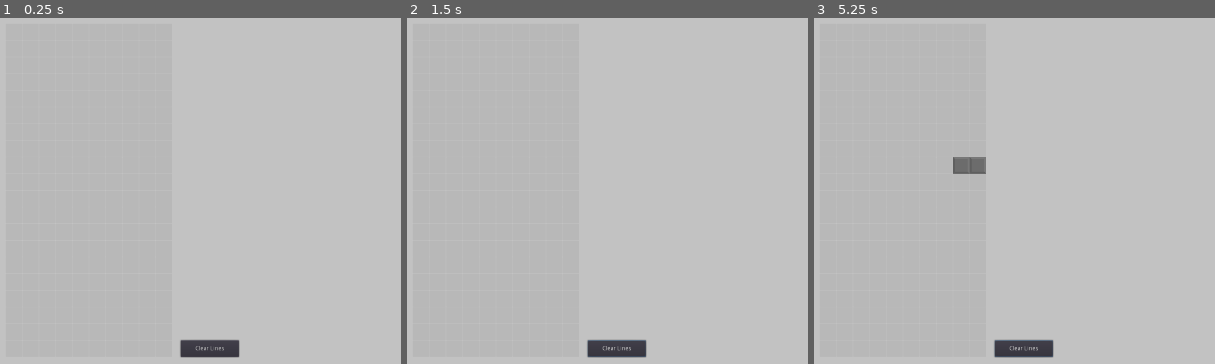
Above: before the commit, frames 1-3 (left to right).
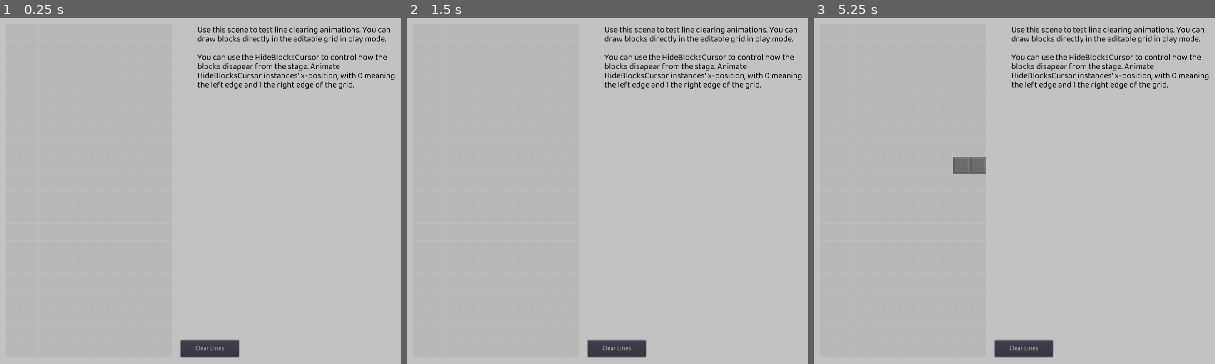
Above: after the commit, the same moments.

Repository: jmpelletier/GRP-Falling-Blocks
Game: Godot game, scene res://Scenes/Demos/LineClearDemo.tscn
Two runs of this game, one before a commit and one after it. Both use one fixed random seed, a clock stepped at 60 frames per second and the inputs below. The project has no main scene, so this scene is started directly.
Inputs (mouse positions are in pixels of both pictures, inside the frame that each line leads up to):
- Up to frame 1 (0.25 s): no input
- Up to frame 2 (1.5 s): click "Clear Lines" at 0.5 s; tap Enter at 1.25 s; move the mouse to (outside the picture) at 1.27 s; hold Right (move_right) from 1.28 s (still down); tap Space (drop) at 1.35 s; click (outside the picture) at 1.42 s
- Up to frame 3 (5.25 s): release Right (move_right) at 2 s; tap Space (drop) at 2, 3.5, 4.35, 5 s; drag from (1042, 253) to (1162, 322) at 2.02 s; tap Enter at 2.75, 4.25 s; move the mouse to (outside the picture) at 2.77 s; hold Right (move_right) 2.78-3.5 s; hold Z (rotate_counterclockwise) 2.78-3.5 s; drag from (1162, 322) to (962, 163) at 3.52 s; move the mouse to (outside the picture) at 4.27 s; hold Left (move_left) 4.28-5 s; drag from (962, 163) to (1082, 118) at 5.02 s

The runs differ from the first frame. In frame 1, 2.1% of the frame differs, in the area x 49-99%, y 2-21%; in frame 2, 2.1%; in frame 3, 2.1%.

Commit message:
Cleared lines shift blocks

Diff:
--- a/Scenes/ClearLines.tscn
+++ b/Scenes/ClearLines.tscn
@@ -5,7 +5,7 @@
 
 [sub_resource type="Animation" id=1]
 resource_name = "Clear"
-length = 1.1
+length = 1.2
 tracks/0/type = "value"
 tracks/0/path = NodePath("HideBlocksCursor:active")
 tracks/0/interp = 1
@@ -28,7 +28,7 @@
 "times": PoolRealArray( 0, 1 ),
 "transitions": PoolRealArray( 1, 1 ),
 "update": 0,
-"values": [ Vector2( 0, 0 ), Vector2( 1, 0 ) ]
+"values": [ Vector2( 0.5, 0 ), Vector2( 1, 0 ) ]
 }
 tracks/2/type = "method"
 tracks/2/path = NodePath(".")
@@ -44,13 +44,43 @@
 "method": "clear_line_animation_done"
 } ]
 }
+tracks/3/type = "value"
+tracks/3/path = NodePath("HideBlocksCursor2:active")
+tracks/3/interp = 1
+tracks/3/loop_wrap = true
+tracks/3/imported = false
+tracks/3/enabled = true
+tracks/3/keys = {
+"times": PoolRealArray( 0, 1 ),
+"transitions": PoolRealArray( 1, 1 ),
+"update": 1,
+"values": [ true, false ]
+}
+tracks/4/type = "value"
+tracks/4/path = NodePath("HideBlocksCursor2:position")
+tracks/4/interp = 1
+tracks/4/loop_wrap = true
+tracks/4/imported = false
+tracks/4/enabled = true
+tracks/4/keys = {
+"times": PoolRealArray( 0, 1 ),
+"transitions": PoolRealArray( 1, 1 ),
+"update": 0,
+"values": [ Vector2( 0.5, 0 ), Vector2( 0, 0 ) ]
+}
 
 [node name="ClearLines" type="Node"]
 script = ExtResource( 1 )
 
 [node name="AnimationPlayer" type="AnimationPlayer" parent="."]
+playback_speed = 2.0
 anims/Clear = SubResource( 1 )
 
 [node name="HideBlocksCursor" type="Node2D" parent="."]
 script = ExtResource( 2 )
 active = true
+
+[node name="HideBlocksCursor2" type="Node2D" parent="."]
+position = Vector2( 1, 0 )
+script = ExtResource( 2 )
+active = true
--- a/Scenes/Demos/ControllerDemo.tscn
+++ b/Scenes/Demos/ControllerDemo.tscn
@@ -36,3 +36,5 @@
 
 [node name="QuantizedTimer" parent="." instance=ExtResource( 10 )]
 enabled = false
+ticks_per_minute = 60.0
+ticks_per_loop = 20.0
--- a/Scenes/Demos/FallingDemo.tscn
+++ b/Scenes/Demos/FallingDemo.tscn
@@ -11,7 +11,6 @@
 [ext_resource path="res://Scenes/ShapeLoader.tscn" type="PackedScene" id=9]
 [ext_resource path="res://Scenes/Lockdown.tscn" type="PackedScene" id=10]
 [ext_resource path="res://Scenes/BlockController.tscn" type="PackedScene" id=11]
-[ext_resource path="res://Scenes/Block.tscn" type="PackedScene" id=12]
 [ext_resource path="res://Scenes/NumberLabel.tscn" type="PackedScene" id=13]
 [ext_resource path="res://Scenes/BlockGravity.tscn" type="PackedScene" id=14]
 [ext_resource path="res://Scenes/ClearLines.tscn" type="PackedScene" id=15]
@@ -45,9 +44,6 @@
 [node name="BlockGravity" parent="EditableGrid/BlockController" instance=ExtResource( 14 )]
 
 [node name="Lockdown" parent="EditableGrid/BlockController" instance=ExtResource( 10 )]
-
-[node name="Block" parent="EditableGrid" instance=ExtResource( 12 )]
-position = Vector2( 20, 500 )
 
 [node name="Outlines" type="Node2D" parent="EditableGrid"]
 
@@ -85,12 +81,13 @@
 }
 
 [connection signal="on_move" from="EditableGrid/BlockController" to="EditableGrid/BlockController/Lockdown" method="_on_user_action"]
-[connection signal="on_place" from="EditableGrid/BlockController" to="ShapeLoader" method="load_next_shape"]
+[connection signal="on_place" from="EditableGrid/BlockController" to="EditableGrid/ClearLines" method="clear_lines"]
 [connection signal="on_rotate" from="EditableGrid/BlockController" to="EditableGrid/BlockController/Lockdown" method="_on_user_action"]
 [connection signal="on_gravity" from="EditableGrid/BlockController/BlockGravity" to="EditableGrid/BlockController/Lockdown" method="_on_gravity"]
 [connection signal="on_update" from="EditableGrid/BlockController/BlockGravity/QuantizedTimer" to="TimerLabel" method="set_quantized_timer_value"]
 [connection signal="on_update" from="EditableGrid/BlockController/BlockGravity/QuantizedTimer" to="EditableGrid/BlockController/Lockdown" method="update"]
 [connection signal="on_lockdown" from="EditableGrid/BlockController/Lockdown" to="EditableGrid/BlockController" method="place_blocks"]
 [connection signal="on_lockdown_countdown" from="EditableGrid/BlockController/Lockdown" to="LockdownLabel" method="set_value"]
+[connection signal="lines_cleared" from="EditableGrid/ClearLines" to="ShapeLoader" method="load_next_shape"]
 
 [editable path="EditableGrid/BlockController/BlockGravity"]
--- a/Scenes/Demos/LineClearDemo.tscn
+++ b/Scenes/Demos/LineClearDemo.tscn
@@ -1,7 +1,8 @@
-[gd_scene load_steps=3 format=2]
+[gd_scene load_steps=4 format=2]
 
 [ext_resource path="res://Scenes/EditableGrid.tscn" type="PackedScene" id=1]
 [ext_resource path="res://Scenes/ClearLines.tscn" type="PackedScene" id=2]
+[ext_resource path="res://Fonts/StatsHeadingFont.tres" type="DynamicFont" id=3]
 
 [node name="LineClearDemo" type="Node2D"]
 
@@ -20,6 +21,21 @@
 "_edit_use_anchors_": false
 }
 
+[node name="Description" type="Label" parent="."]
+margin_left = 500.0
+margin_top = 40.0
+margin_right = 980.0
+margin_bottom = 420.0
+custom_fonts/font = ExtResource( 3 )
+custom_colors/font_color = Color( 0, 0, 0, 1 )
+text = "Use this scene to test line clearing animations. You can draw blocks directly in the editable grid in play mode.
+
+You can use the HideBlocksCursor to control how the blocks disapear from the stage. Animate  HideBlocksCursor instances' x-position, with 0 meaning the left edge and 1 the right edge of the grid."
+autowrap = true
+__meta__ = {
+"_edit_use_anchors_": false
+}
+
 [connection signal="pressed" from="Button" to="EditableGrid/ClearLines" method="clear_lines"]
 
 [editable path="EditableGrid/ClearLines"]
--- a/Scenes/Demos/TimerDemo.tscn
+++ b/Scenes/Demos/TimerDemo.tscn
@@ -12,6 +12,8 @@
 script = ExtResource( 6 )
 
 [node name="QuantizedTimer" parent="." instance=ExtResource( 1 )]
+ticks_per_minute = 60.0
+ticks_per_loop = 20.0
 
 [node name="Timeline" type="Node2D" parent="."]
 position = Vector2( 120, 380 )
--- a/Scripts/ClearLines.gd
+++ b/Scripts/ClearLines.gd
@@ -23,6 +23,8 @@
 	completed_rows = parent_grid.get_completed_rows()
 	if not completed_rows.empty():
 		$AnimationPlayer.play("Clear")
+	else:
+		emit_signal("lines_cleared")
 
 func hide_line_blocks(normalized_column:float) -> void:
 	if not completed_rows.empty():
@@ -37,5 +39,7 @@
 
 	for row in completed_rows:
 		for block in row:
-			parent_grid.remove(block)
+			parent_grid.remove(block, true, Vector2.UP)
 	completed_rows = []
+
+	emit_signal("lines_cleared")
--- a/Scripts/Grid.gd
+++ b/Scripts/Grid.gd
@@ -47,8 +47,11 @@
 		_constrain_item(child)
 	_update()
 
+func coords_are_in_bounds(x:int, y:int) -> bool:
+	return x >= 0 and x < size.x and y >= 0 and y < size.y
+
 func cell_is_in_bounds(cell:Vector2) -> bool:
-	return cell.x >= 0 and cell.x < size.x and cell.y >= 0 and cell.y < size.y
+	return coords_are_in_bounds(cell.x, cell.y)
 
 func _get_block_at_cell(cell:Vector2) -> Node2D:
 	if not cell_is_in_bounds(cell):
@@ -154,13 +157,29 @@
 		rows[int(cell.y)][int(cell.x)] = null
 
 # Remove the block from the grid.
-func remove(block:Node2D) -> void:
+func remove(block:Node2D, shift_cells:bool = false, shift_direction:Vector2 = Vector2.UP) -> void:
 	if block != null and block.get_parent() == self:
 		var cell = get_cell(block.position)
 		if rows[int(cell.y)][int(cell.x)] == block:
 			rows[int(cell.y)][int(cell.x)] = null
 			remove_child(block)
 			block.queue_free()
+
+			if shift_cells:
+				var dx = int(shift_direction.x)
+				var dy = int(shift_direction.y)
+				var to_x = int(cell.x)
+				var to_y = int(cell.y)
+				var x = to_x + dx
+				var y = to_y + dy
+				while coords_are_in_bounds(x, y) and coords_are_in_bounds(to_x, to_y):
+					rows[to_y][to_x] = rows[y][x]
+					if rows[to_y][to_x] != null:
+						rows[to_y][to_x].position += cell_size * shift_direction * -1
+					x += dx
+					y += dy
+					to_x += dx
+					to_y += dy
 
 func get_item_at_cell(column:int, row:int):
 	for child in get_children():
--- a/Scripts/HideBlocksCursor.gd
+++ b/Scripts/HideBlocksCursor.gd
@@ -15,6 +15,6 @@
 
 
 # Called every frame. 'delta' is the elapsed time since the previous frame.
-func _process(delta):
+func _process(_delta):
 	if clear_lines != null:
 		clear_lines.hide_line_blocks(position.x)
Not shown: 1 places in Scenes/Demos/FallingDemo.tscn that only renumber resources
